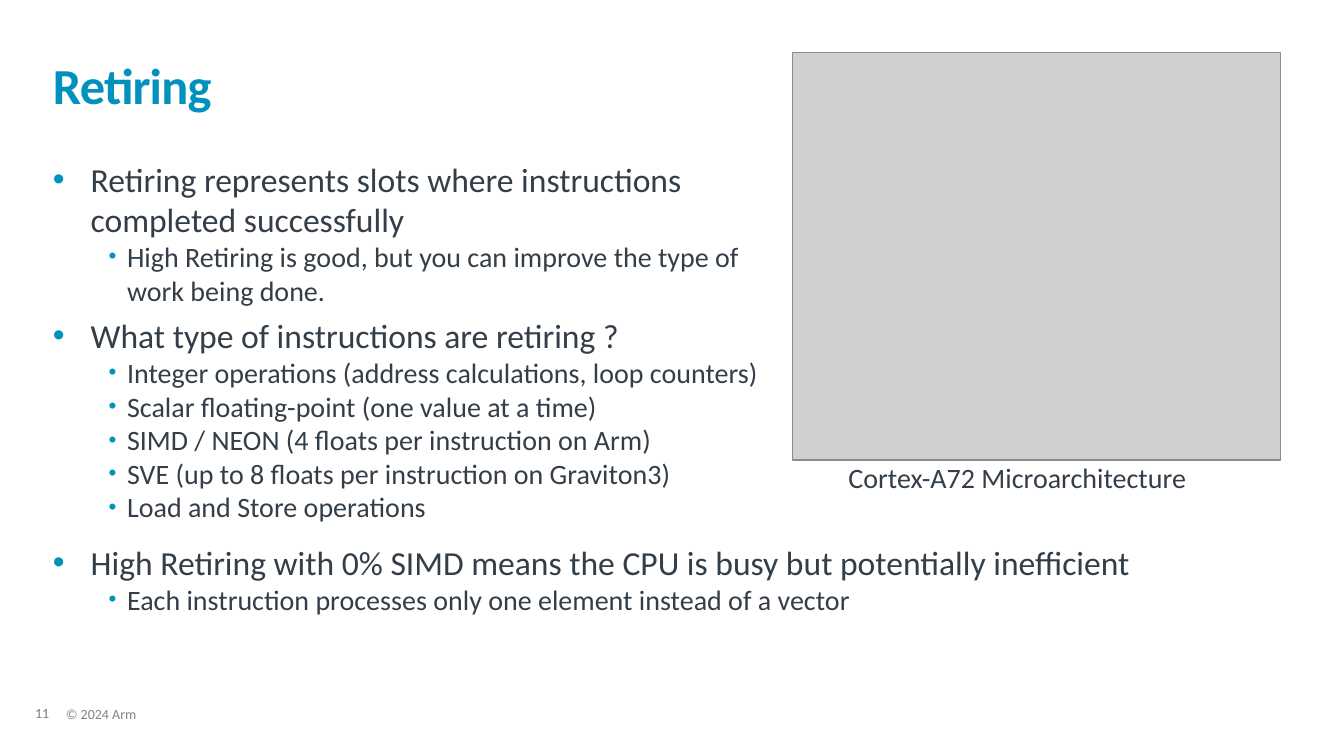
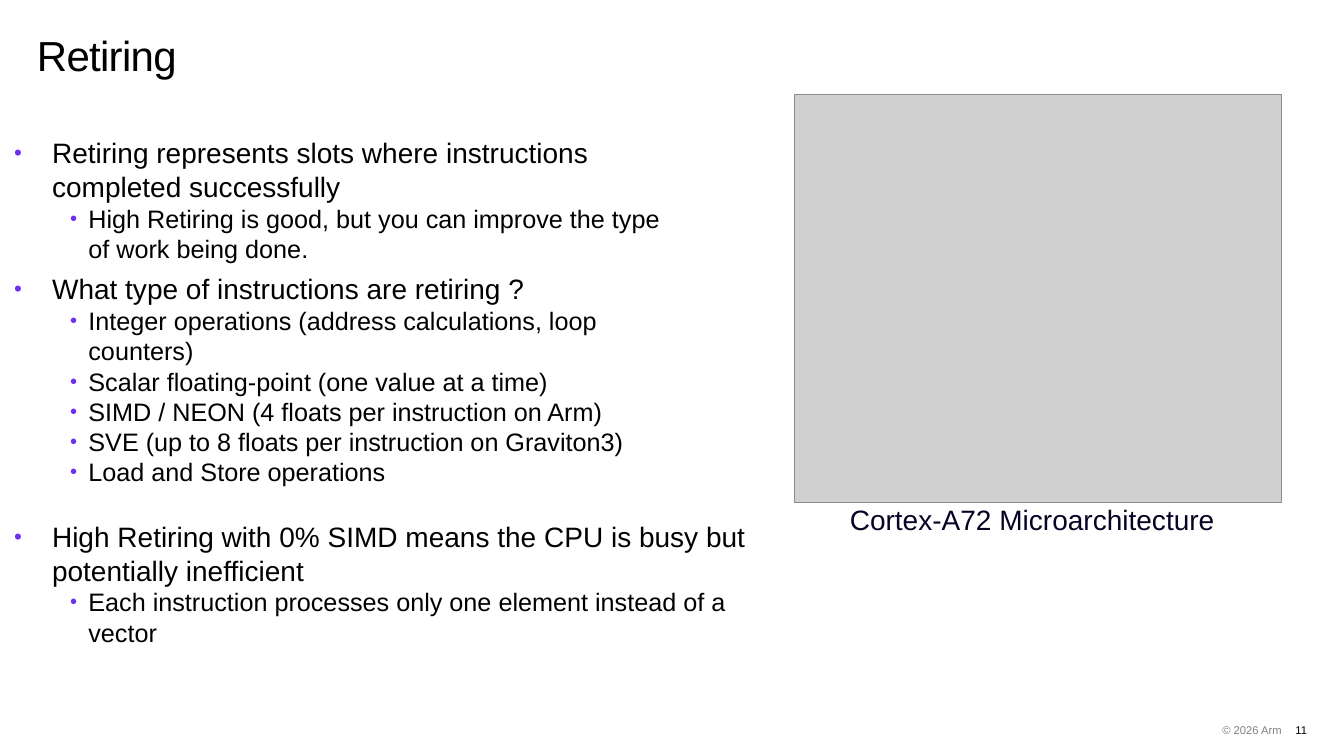
Before and after one commit to OliverGrainge/Arm-Total-Performance, a slide deck: slide 11 of slides.pptx. Drawn at 1344x756 pixels with LibreOffice and Linux fonts; fonts in the diff are those of the drawing; grey boxes stand for pictures; background and template pictures are left out. Boxes give left, top, right and bottom in pixels: in the first picture for what was removed or moved away, otherwise in the second. Text is boxed around its words. In the diff, an @@ line names an element or a change of style, - is before the commit and + after.

Commit message:
Updating slides with new 2026 format

```diff
--- a/slides.pptx
+++ b/slides.pptx
@@ title "Retiring": place and size @@
-title "Retiring" at <box>53,68,212,113</box>
+title "Retiring" at <box>37,40,177,79</box>
@@ title "Retiring" at <box>37,40,177,79</box>: size 36 to 30 pt, font Calibri to Arial, text colour #0091BD to #000000, bold off; vertical alignment middle to top @@
@@ picture: place and size @@
-picture at <box>792,52,1280,460</box>
+picture at <box>795,95,1282,502</box>
@@ text "Retiring represents slots where instructions ...": place and size @@
-text "Retiring represents slots where instructions ..." at <box>91,168,757,522</box>
+text "Retiring represents slots where instructions ..." at <box>52,142,660,487</box>
@@ text "Retiring represents slots where instructions ..." at <box>52,142,660,487</box>: size 24 to 20 pt in "Retiring represents slots where instructions completed succe ...", "What type of instructions are retiring ?"; font Calibri to Arial, text colour #333E48 to #000000; size 20 to 18 pt in "High Retiring is good, but you can ...", "Integer operations (address calculations, loop counters)", "Scalar floating-point (one value at a time)", "SIMD / NEON (4 floats per instruction ..." and 2 more places; bullet colour #0091BD to #6E2FF1 @@
@@ text "Cortex-A72 Microarchitecture": place and size @@
-text "Cortex-A72 Microarchitecture" at <box>848,468,1185,488</box>
+text "Cortex-A72 Microarchitecture" at <box>850,509,1214,531</box>
@@ text "Cortex-A72 Microarchitecture" at <box>850,509,1214,531</box>: font Calibri to Arial, text colour #333E48 to #080224 @@
@@ text "High Retiring with 0% SIMD ...": place and size @@
-text "High Retiring with 0% SIMD ..." at <box>91,551,1129,615</box>
+text "High Retiring with 0% SIMD ..." at <box>52,526,745,643</box>
@@ text "High Retiring with 0% SIMD ..." at <box>52,526,745,643</box>: size 24 to 20 pt in "High Retiring with 0% SIMD means the ..."; font Calibri to Arial, text colour #333E48 to #000000; size 20 to 18 pt in "Each instruction processes only one element instead ..."; bullet colour #0091BD to #6E2FF1 @@
@@ text removed at <box>81,710,136,719</box> @@
-© 2024 Arm
@@ text added at <box>1234,726,1282,734</box>, 8 pt, text #000000 at 50% opacity @@
+© 2026 Arm
@@ page number: place and size @@
-page number at <box>35,709,49,718</box>
+page number at <box>1295,726,1307,734</box>
@@ page number at <box>1295,726,1307,734</box>: size 10 to 8 pt, font Calibri to Arial, text colour #7F7F7F to #000000; alignment left to right @@
```
Also in this commit, not shown: 24 other slides changed, 73 slides added.
